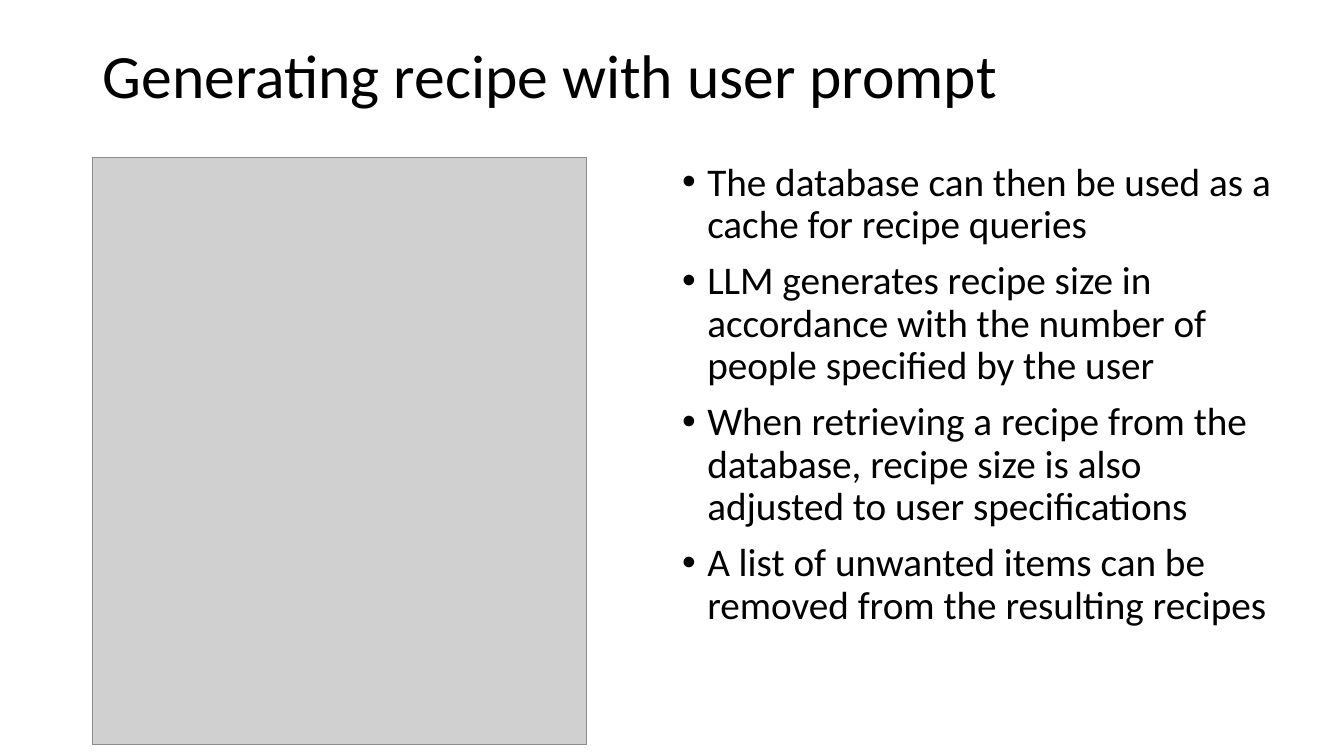
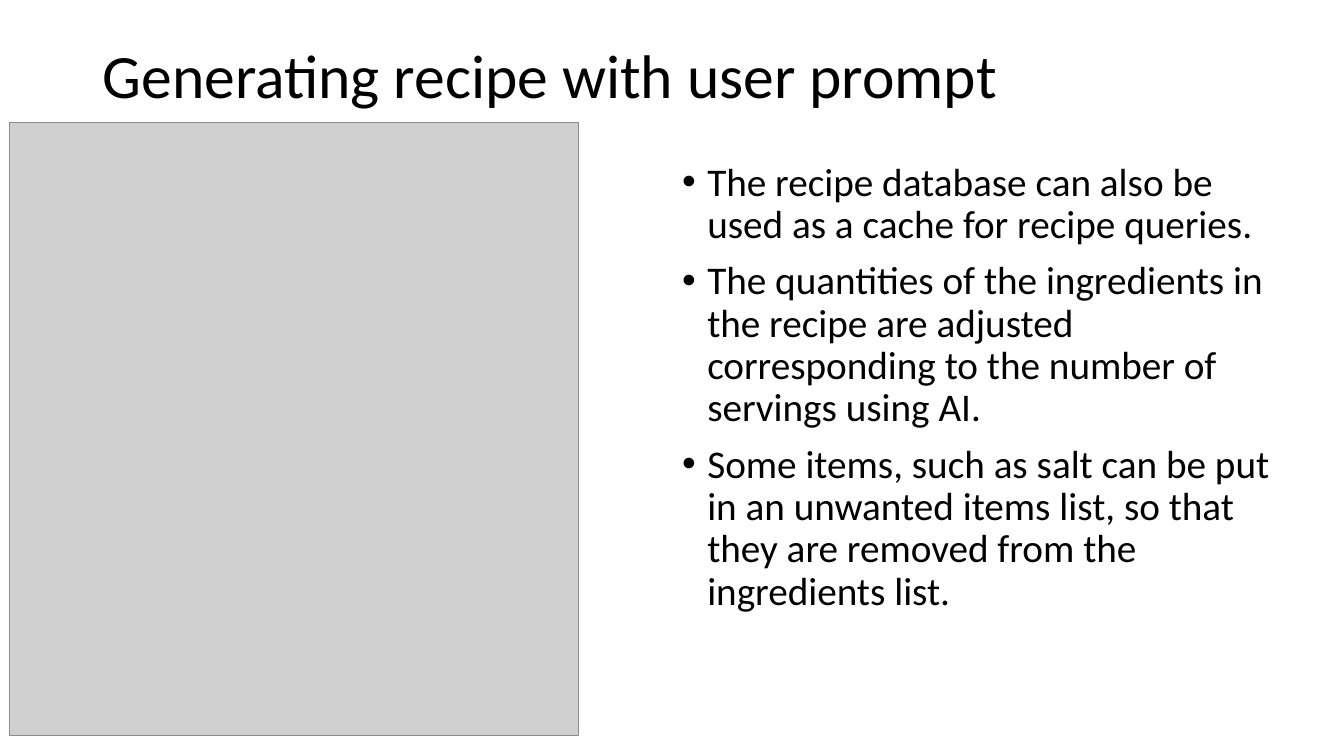
Before and after one commit to deepnetworkgmbh/generative-ai, a slide deck: slide 9 of recipe_generation/Presentation.pptx. Drawn at 1344x756 pixels with LibreOffice and Linux fonts; fonts in the diff are those of the drawing; grey boxes stand for pictures. Boxes give left, top, right and bottom in pixels: in the first picture for what was removed or moved away, otherwise in the second. Text is boxed around its words. In the diff, an @@ line names an element or a change of style, - is before the commit and + after.

```diff
--- a/recipe_generation/Presentation.pptx
+++ b/recipe_generation/Presentation.pptx
@@ picture: place and size @@
-picture at (93,157,587,745)
+picture at (9,123,578,736)
@@ text at (707,168,1269,612): text changed @@
-• The database can then be used as a cache for recipe queries
-• LLM generates recipe size in accordance with the number of people specified by the user
-• When retrieving a recipe from the database, recipe size is also adjusted to user specifications
-• A list of unwanted items can be removed from the resulting recipes
+• The recipe database can also be used as a cache for recipe queries.
+• The quantities of the ingredients in the recipe are adjusted corresponding to the number of servings using AI.
+• Some items, such as salt can be put in an unwanted items list, so that they are removed from the ingredients list.
```
Also in this commit, not shown: 13 other slides changed, 4 slides added, 1 slide removed.
